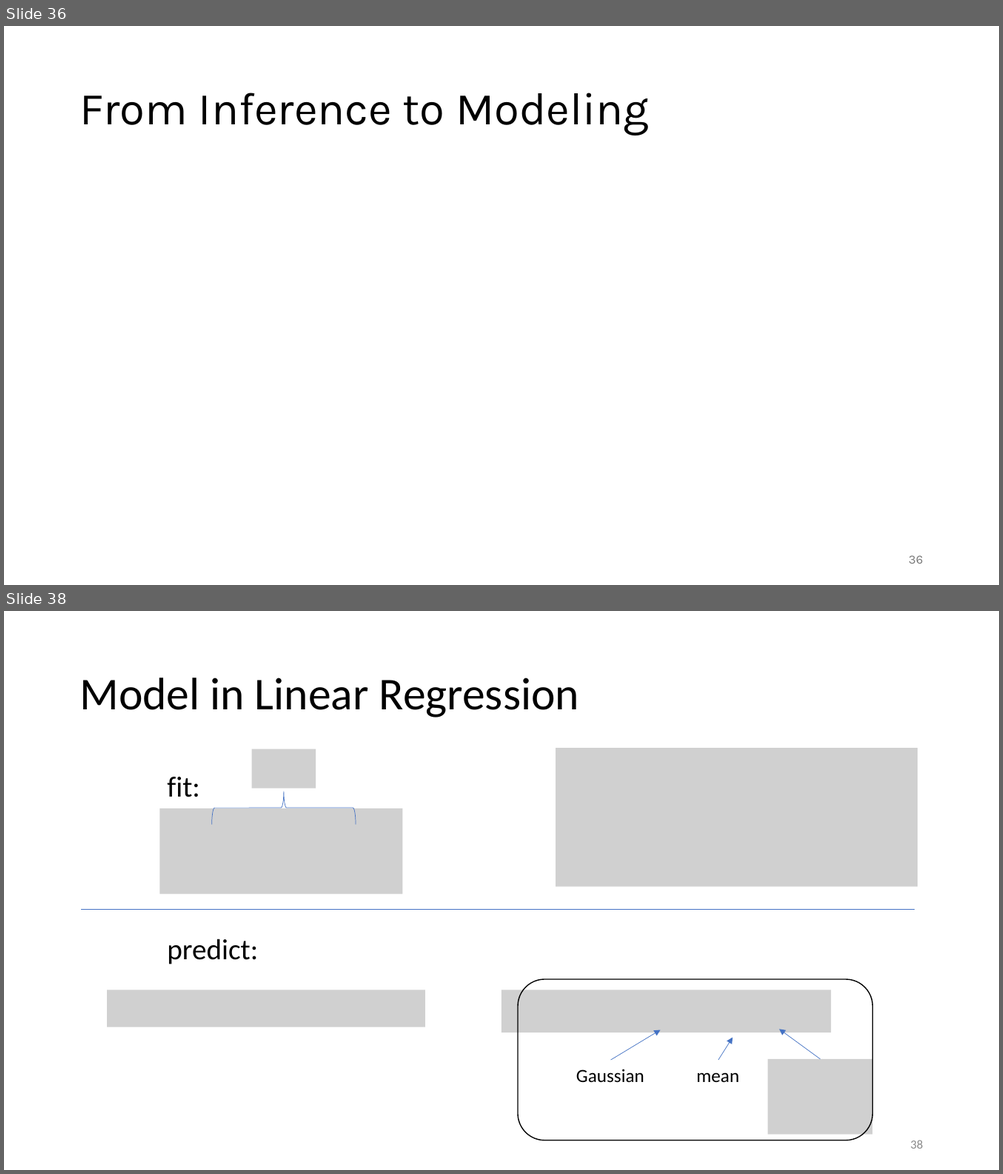
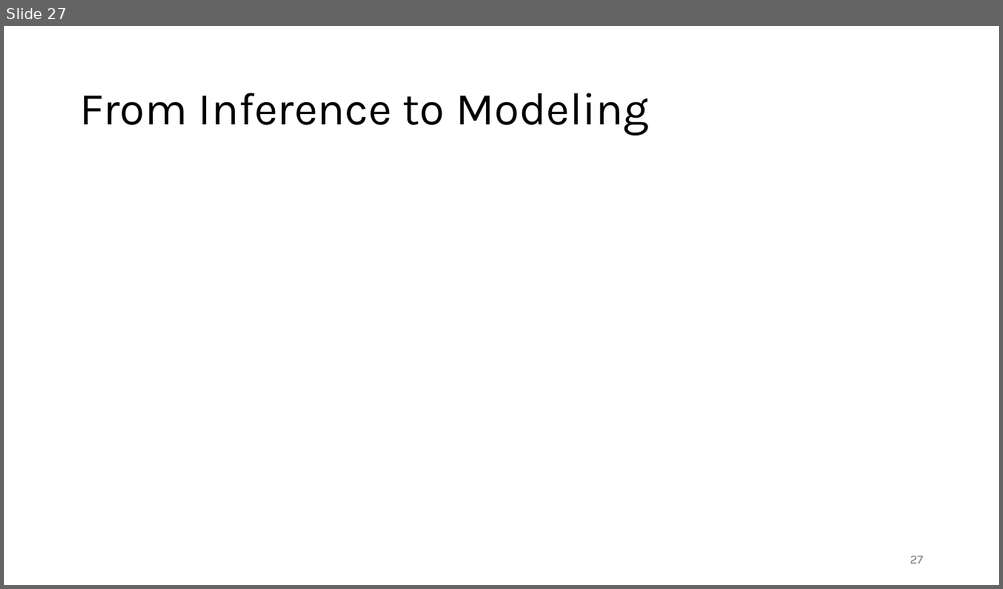
Before and after one commit to FelixWick/data_science, a slide deck: slides/4_statistical_inference.pptx. Shown one above the other, each under a label of ours: slides 36 and 38 before the commit, slide 27 after it; the slides between them are not shown. The pictures are 1003x1174 and 1003x589 pixels, drawn with LibreOffice and Linux fonts; fonts in the diff are those of the drawing; grey boxes stand for pictures. Boxes give left, top, right and bottom in pixels: in the first picture for what was removed or moved away, otherwise in the second. Text is boxed around its words. In the diff, an @@ line names an element or a change of style, - is before the commit and + after.

```diff
--- a/slides/4_statistical_inference.pptx
+++ b/slides/4_statistical_inference.pptx
@@ slide 38 removed at [4, 611, 999, 1170], background #FFFFFF @@
@@ title removed at [79, 678, 579, 718] @@
-Model in Linear Regression
@@ picture removed at [252, 749, 316, 789] @@
@@ picture removed at [555, 749, 917, 887] @@
@@ text removed at [167, 777, 199, 797] @@
-fit:
@@ picture removed at [160, 809, 402, 894] @@
@@ left brace removed at [212, 792, 356, 825] @@
@@ line removed from (81, 909) to (915, 909) @@
@@ text removed at [167, 939, 258, 965] @@
-predict:
@@ rounded rectangle removed at [518, 980, 873, 1141] @@
@@ picture removed at [107, 990, 425, 1028] @@
@@ picture removed at [502, 990, 831, 1033] @@
@@ arrow removed from (611, 1060) to (660, 1031) @@
@@ arrow removed from (820, 1059) to (780, 1030) @@
@@ arrow removed from (718, 1060) to (732, 1038) @@
@@ text removed at [576, 1069, 644, 1083] @@
-Gaussian
@@ text removed at [696, 1073, 739, 1082] @@
-mean
@@ picture removed at [767, 1059, 872, 1135] @@
@@ page number removed at [910, 1140, 922, 1149] @@
-38
@@ what was slide 36 is now slide 27 @@
@@ page number at [910, 556, 923, 564]: text changed @@
-36
+27
```
Also in this commit, not shown: 12 other slides removed, 1 other file.
